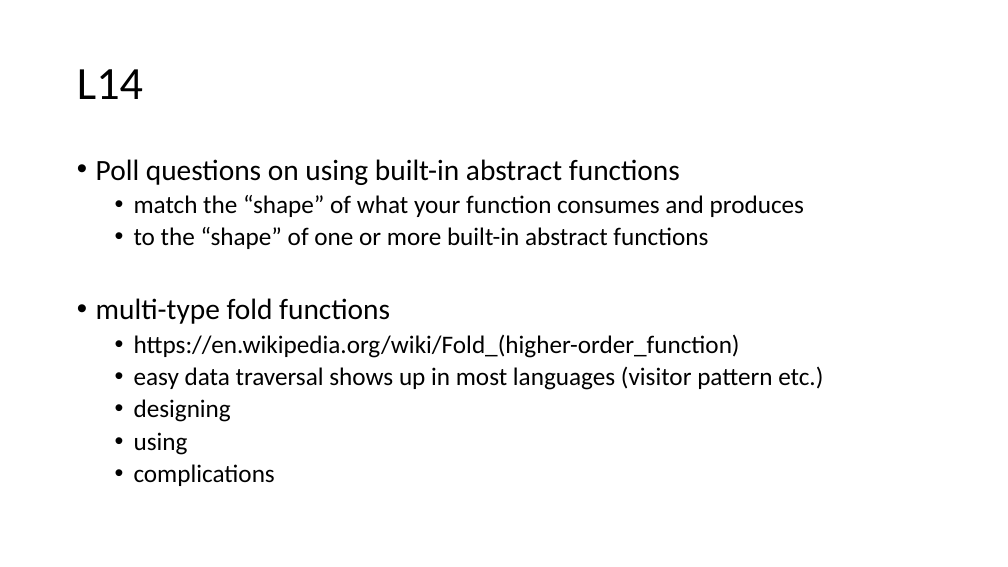
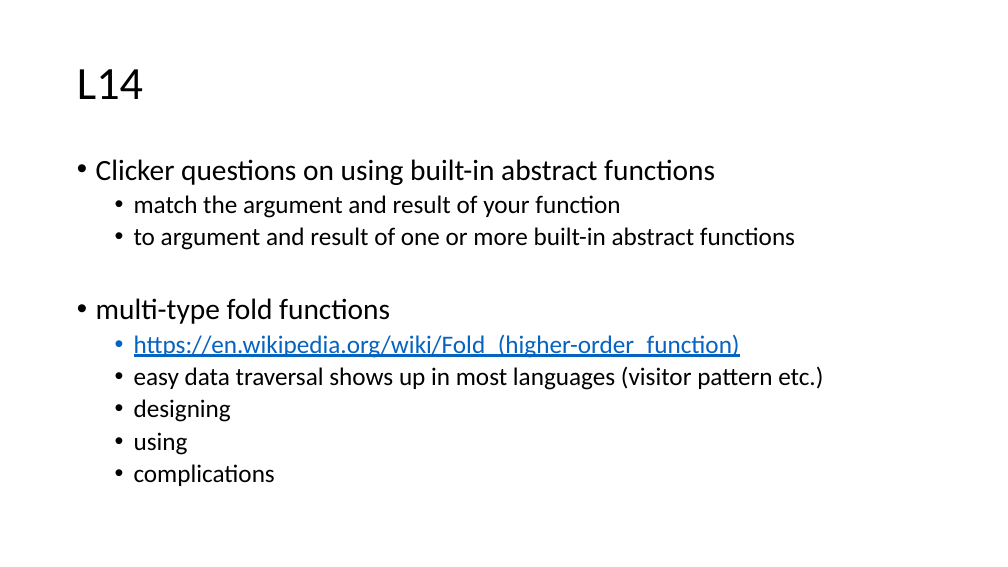
Before and after one commit to GregorKiczales/spd-materials, a slide deck: slide 1 of instructor/l14/l14-pad.pptx. Drawn at 1008x567 pixels with LibreOffice and Linux fonts; fonts in the diff are those of the drawing. Boxes give left, top, right and bottom in pixels: in the first picture for what was removed or moved away, otherwise in the second. Text is boxed around its words. In the diff, an @@ line names an element or a change of style, - is before the commit and + after.

```diff
--- a/instructor/l14/l14-pad.pptx
+++ b/instructor/l14/l14-pad.pptx
@@ text at (96, 159, 795, 250): text changed @@
-• Poll questions on using built-in abstract functions
-  • match the “shape” of what your function consumes and produces
-  • to the “shape” of one or more built-in abstract functions
+• Clicker questions on using built-in abstract functions
+  • match the argument and result of your function
+  • to argument and result of one or more built-in abstract functions
@@ text at (134, 335, 740, 358): text colour #000000 to #0563C1, underline on in "https://en.wikipedia.org/wiki/Fold_(higher-order_function)" @@
```
Also in this commit, not shown: 1 other slide changed, 3 other files.
